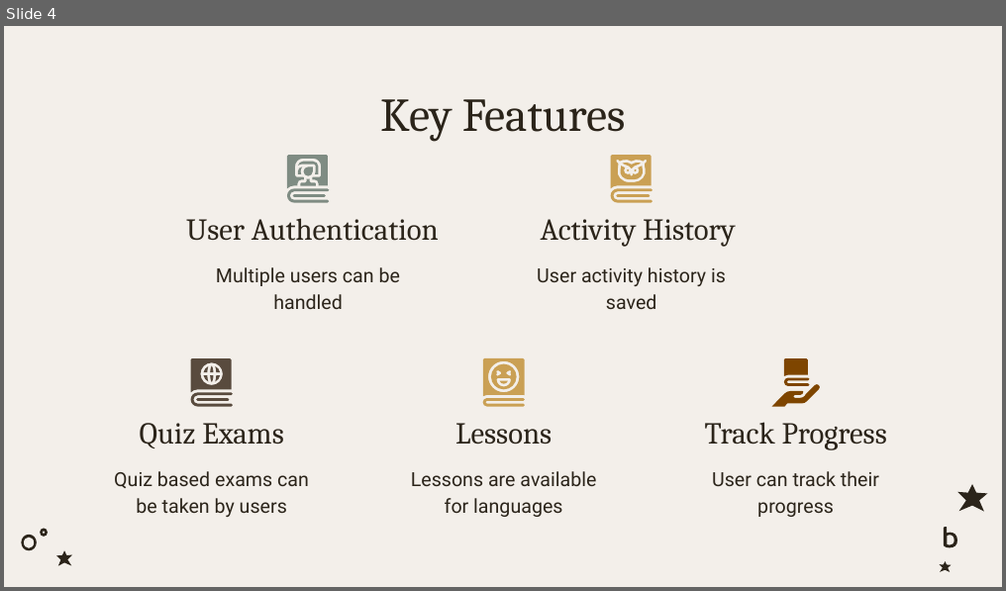
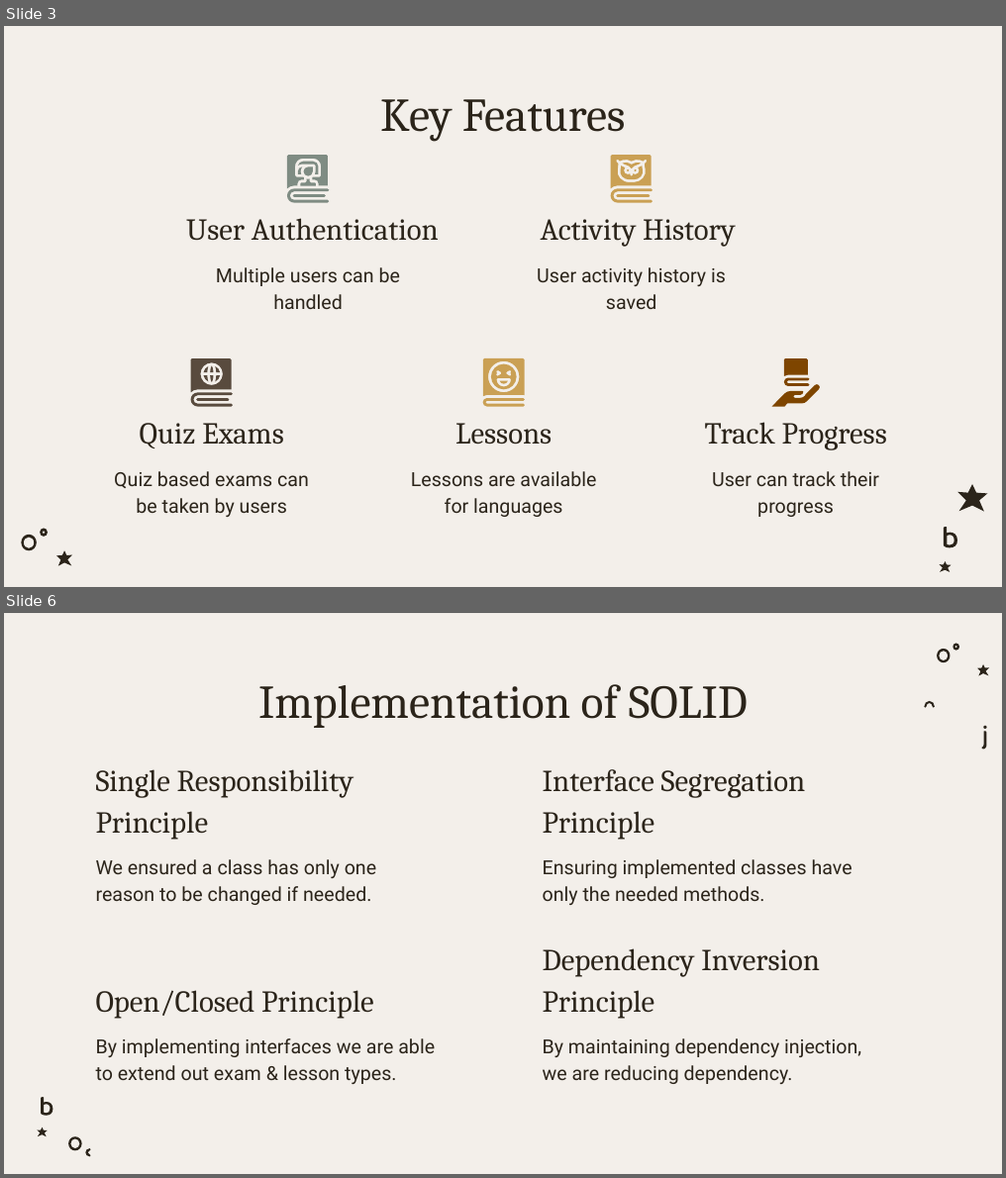
Before and after one commit to hasin023/LinguaL, a slide deck: LinguLFinal.pptx. Shown one above the other, each under a label of ours: slide 4 before the commit, slides 3 and 6 after it; the slides between them are not shown. The pictures are 1006x591 and 1006x1178 pixels, drawn with LibreOffice and Linux fonts; fonts in the diff are those of the drawing. Boxes give left, top, right and bottom in pixels: in the first picture for what was removed or moved away, otherwise in the second. Text is boxed around its words. In the diff, an @@ line names an element or a change of style, - is before the commit and + after.

```diff
--- a/LinguLFinal.pptx
+++ b/LinguLFinal.pptx
@@ slide 6 added at [4,613,1002,1174], background #F3EFEA @@
@@ title added at [258,684,747,728], 34 pt, text #2B241A @@
+Implementation of SOLID
@@ group added at [37,643,989,1157]: 9 freeform shapes @@
@@ subtitle added at [96,769,354,840], 22 pt, text #2B241A @@
+Single Responsibility Principle
@@ subtitle added at [543,769,806,840], 22 pt, text #2B241A @@
+Interface Segregation Principle
@@ subtitle added at [96,860,376,905], 14 pt, text #2B241A @@
+We ensured a class has only one reason to be changed if needed.
@@ subtitle added at [543,860,852,905], 14 pt, text #2B241A @@
+Ensuring implemented classes have only the needed methods.
@@ subtitle added at [543,949,820,1019], 22 pt, text #2B241A @@
+Dependency Inversion Principle
@@ subtitle added at [96,990,374,1019], 22 pt, text #2B241A @@
+Open/Closed Principle
@@ subtitle added at [96,1039,435,1084], 14 pt, text #2B241A @@
+By implementing interfaces we are able to extend out exam & lesson types.
@@ subtitle added at [543,1039,861,1084], 14 pt, text #2B241A @@
+By maintaining dependency injection, we are reducing dependency.
@@ what was slide 4 is now slide 3 @@
```
Also in this commit, not shown: 1 slide changed, 2 other slides added, 13 slides removed, 44 other files.
